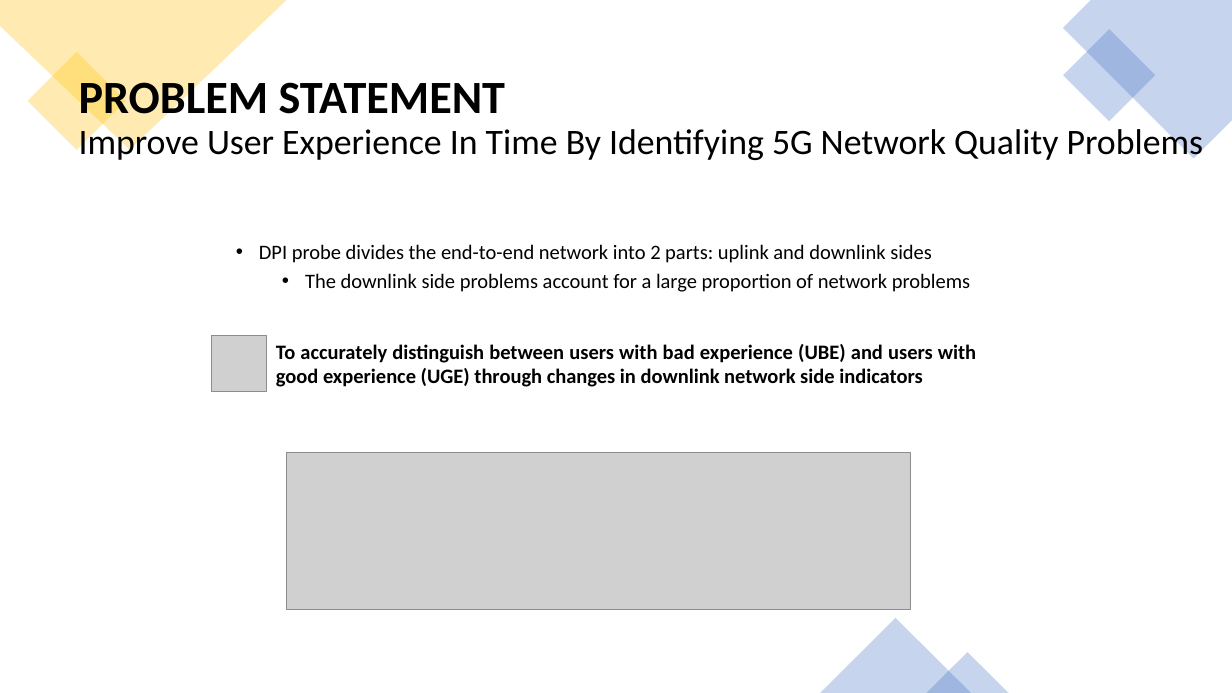
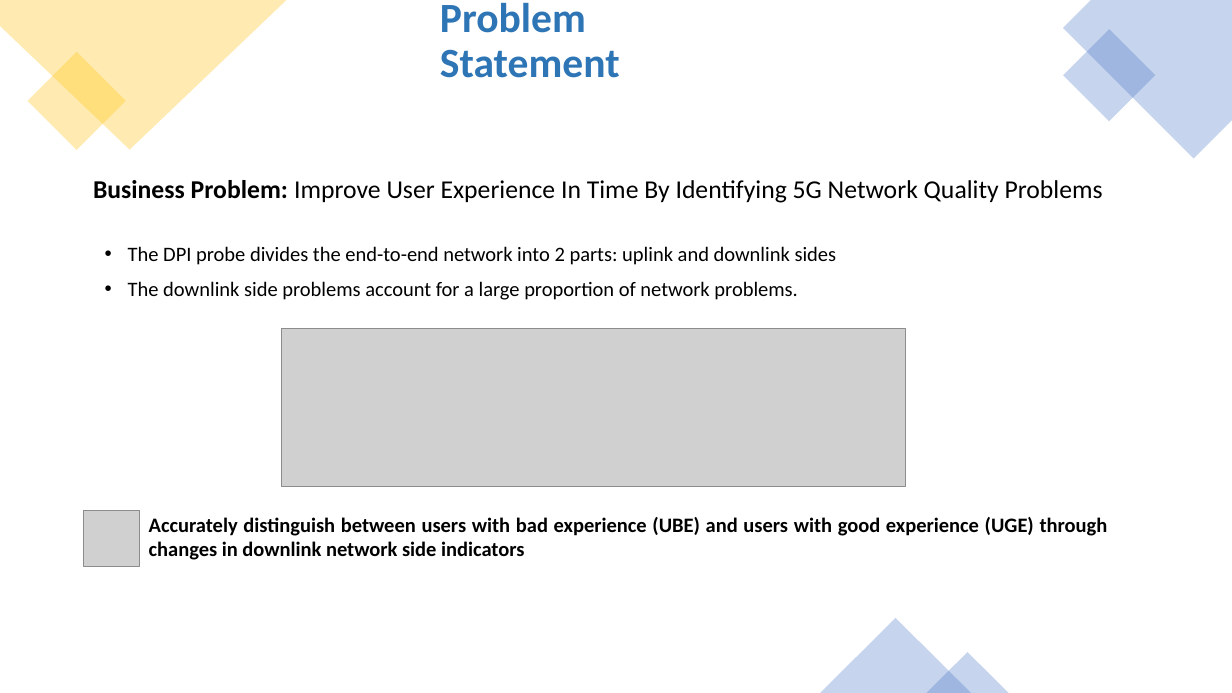
Before and after one commit to ITU-AI-ML-in-5G-Challenge/Team-DataRangers-home-network-users-experience-classification, a slide deck: slide 2 of 5gChallenge_DataRangers.pptx. Drawn at 1232x693 pixels with LibreOffice and Linux fonts; fonts in the diff are those of the drawing; grey boxes stand for pictures. Boxes give left, top, right and bottom in pixels: in the first picture for what was removed or moved away, otherwise in the second. Text is boxed around its words. In the diff, an @@ line names an element or a change of style, - is before the commit and + after.

```diff
--- a/5gChallenge_DataRangers.pptx
+++ b/5gChallenge_DataRangers.pptx
@@ title at <box>440,3,620,78</box>: text changed; size 27.9 to 32.4 pt; text colour #000000 to #2E75B6; bold on @@
-PROBLEM STATEMENT
-Improve User Experience In Time By Identifying 5G Network Quality Problems
+Problem Statement
@@ text added at <box>93,180,1103,203</box>, 20 pt, text #000000 @@
+Business Problem: Improve User Experience In Time By Identifying 5G Network Quality Problems
@@ text at <box>128,246,837,300</box>: text changed @@
-• DPI probe divides the end-to-end network into 2 parts: uplink and downlink sides
-  • The downlink side problems account for a large proportion of network problems
+• The DPI probe divides the end-to-end network into 2 parts: uplink and downlink sides
+• The downlink side problems account for a large proportion of network problems.
@@ picture: place and size @@
-picture at <box>287,452,910,610</box>
+picture at <box>282,329,906,487</box>
@@ picture removed at <box>212,335,267,391</box> @@
@@ picture added at <box>84,510,140,566</box> @@
@@ text at <box>149,517,1108,560</box>: text changed @@
-To accurately distinguish between users with bad experience (UBE) and users with good experience (UGE) through changes in downlink network side indicators
+Accurately distinguish between users with bad experience (UBE) and users with good experience (UGE) through changes in downlink network side indicators
```
Also in this commit, not shown: 13 other slides changed, 1 slide added, 1 slide removed.
